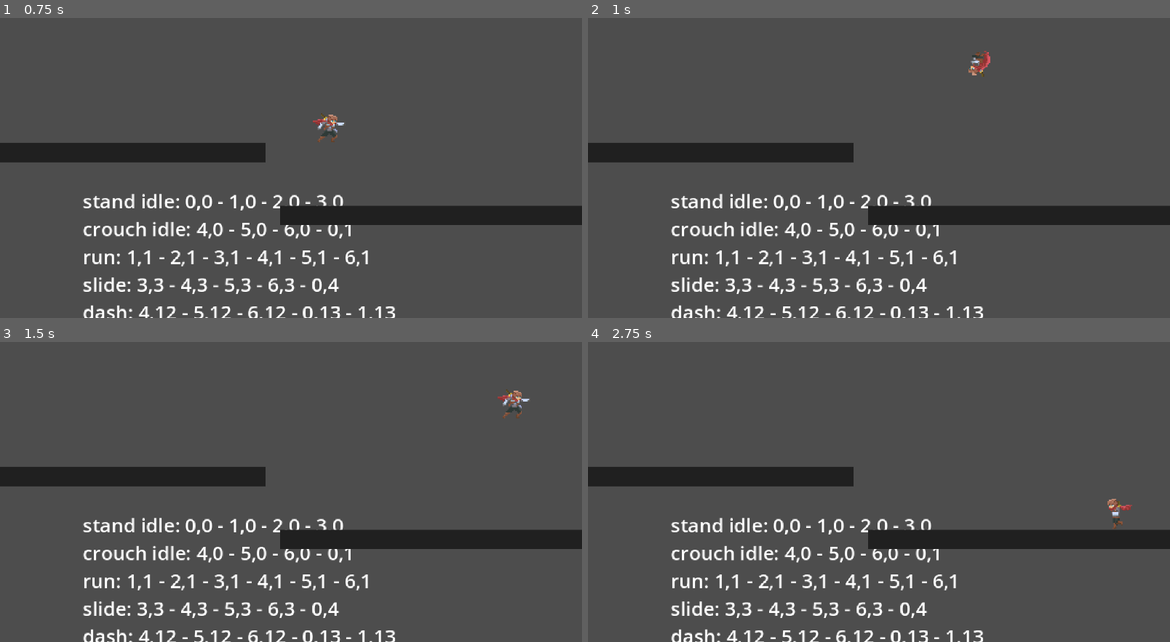
Above: before the commit, frames 1-4 (two rows, left to right).
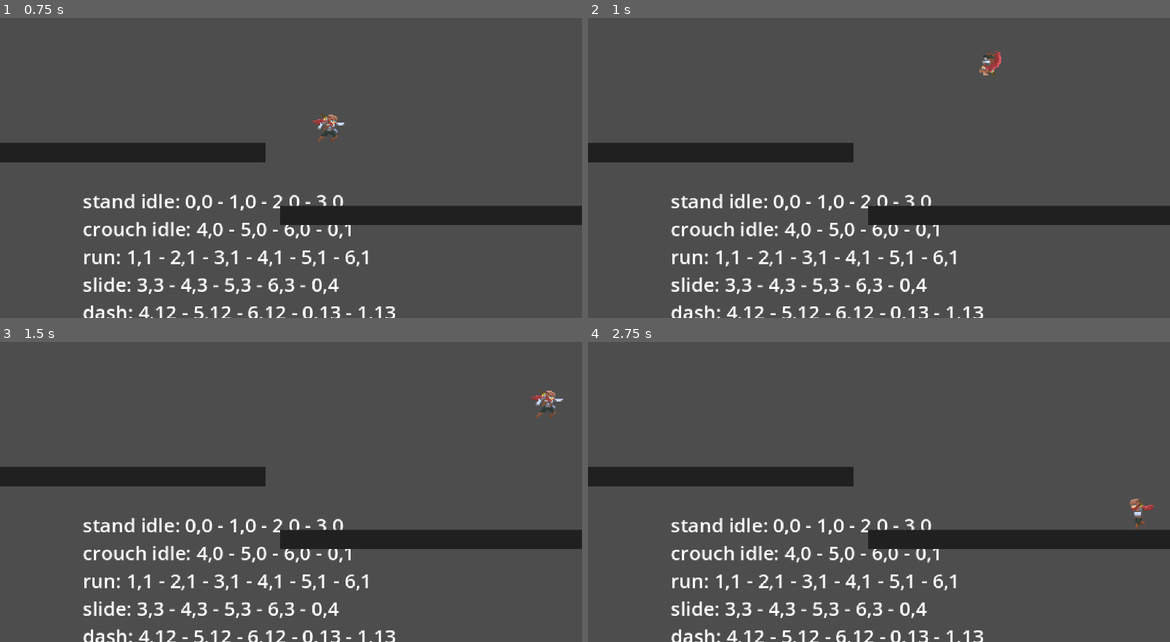
Above: after the commit, the same moments.

Repository: snowbillr/ninja-game
Game: Godot game, scene res://main.tscn
The game is run twice, just before and just after one commit, with the same random seed, the same clock (stepped at 60 frames per second) and the same inputs.
Inputs:
- Up to frame 1 (0.75 s): hold Right (move_right) from 0.53 s (still down); hold Shift (dash) from 0.53 s (still down)
- Up to frame 2 (1 s): keep holding Right (move_right); keep holding Shift (dash); tap Up (jump) at 0.77 s
- Up to frame 3 (1.5 s): keep holding Right (move_right); release Shift (dash) at 1.28 s; tap Shift (dash) at 1.35 s
- Up to frame 4 (2.75 s): tap Up (jump) at 1.52 s; tap Enter at 2 s; release Right (move_right) at 2.03 s; hold Left (move_left) from 2.03 s (still down); hold Shift (dash) from 2.03 s (still down)

Frame 1 is identical in both runs. In frame 2, 0.3% of the frame differs, in the area x 65-71%, y 10-20%; in frame 3, 0.4%, in the area x 85-97%, y 15-26%; in frame 4, 0.3%.

Commit message:
set up controller

Diff:
--- a/main.tscn
+++ b/main.tscn
@@ -14,7 +14,7 @@
 
 [sub_resource type="Resource" id="Resource_5vw27"]
 script = ExtResource("2_272bh")
-speed = 150.0
+speed = 200.0
 max_gravity = 400.0
 friction_coefficient = 0.25
 acceleration_coefficient = 0.25
--- a/project.godot
+++ b/project.godot
@@ -32,22 +32,26 @@
 move_left={
 "deadzone": 0.2,
 "events": [Object(InputEventKey,"resource_local_to_scene":false,"resource_name":"","device":-1,"window_id":0,"alt_press …(195 unchanged characters)…
+, Object(InputEventJoypadMotion,"resource_local_to_scene":false,"resource_name":"","device":-1,"axis":0,"axis_value":-1.0,"script":null)
 ]
 }
 move_right={
 "deadzone": 0.2,
 "events": [Object(InputEventKey,"resource_local_to_scene":false,"resource_name":"","device":-1,"window_id":0,"alt_press …(195 unchanged characters)…
+, Object(InputEventJoypadMotion,"resource_local_to_scene":false,"resource_name":"","device":-1,"axis":0,"axis_value":1.0,"script":null)
 ]
 }
 jump={
 "deadzone": 0.2,
 "events": [Object(InputEventKey,"resource_local_to_scene":false,"resource_name":"","device":-1,"window_id":0,"alt_press …(195 unchanged characters)…
 , Object(InputEventKey,"resource_local_to_scene":false,"resource_name":"","device":-1,"window_id":0,"alt_pressed":false …(182 unchanged characters)…
+, Object(InputEventJoypadButton,"resource_local_to_scene":false,"resource_name":"","device":-1,"button_index":0,"pressure":0.0,"pressed":true,"script":null)
 ]
 }
 dash={
 "deadzone": 0.2,
 "events": [Object(InputEventKey,"resource_local_to_scene":false,"resource_name":"","device":-1,"window_id":0,"alt_press …(195 unchanged characters)…
+, Object(InputEventJoypadButton,"resource_local_to_scene":false,"resource_name":"","device":-1,"button_index":2,"pressure":0.0,"pressed":true,"script":null)
 ]
 }
 
